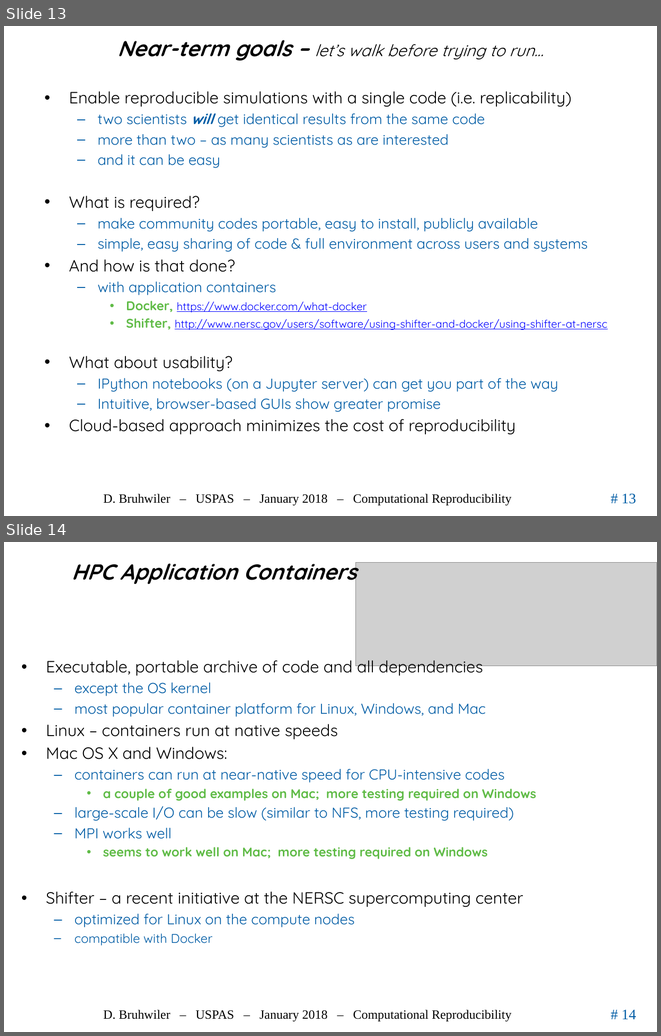
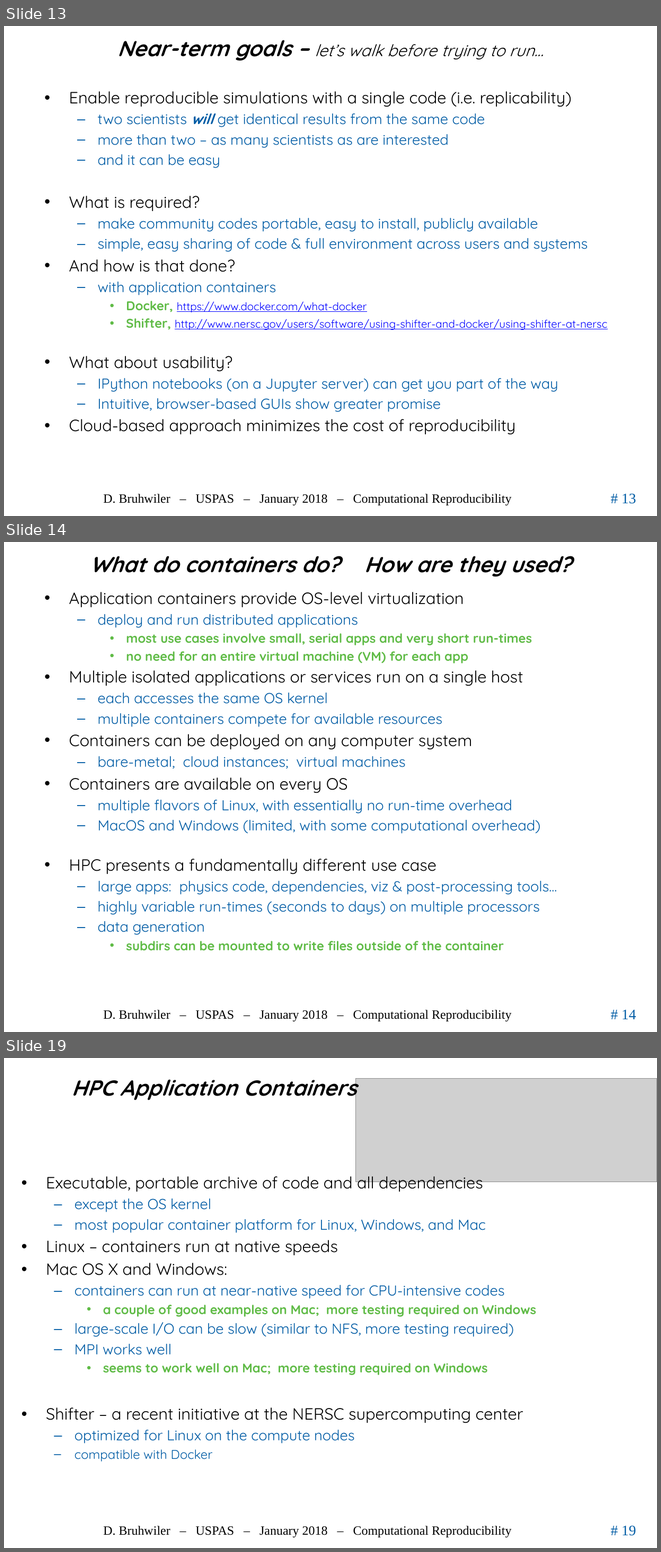
Before and after one commit to uspas/simbeamplasma18, a slide deck: computational_reproducibility/lecture/2018_ComputationalReproducibility_Bruhwiler_USPAS.pptx. Shown one above the other, each under a label of ours: slides 13 and 14 before the commit, slides 13, 14 and 19 after it; the slides between them are not shown. The pictures are 661x1036 and 661x1552 pixels, drawn with LibreOffice and Linux fonts; fonts in the diff are those of the drawing; grey boxes stand for pictures; background and template pictures are left out. Boxes give left, top, right and bottom in pixels: in the first picture for what was removed or moved away, otherwise in the second. Text is boxed around its words. In the diff, an @@ line names an element or a change of style, - is before the commit and + after.

Commit message:
added discussion of containers

```diff
--- a/computational_reproducibility/lecture/2018_ComputationalReproducibility_Bruhwiler_USPAS.pptx
+++ b/computational_reproducibility/lecture/2018_ComputationalReproducibility_Bruhwiler_USPAS.pptx
@@ slide 14 added at bbox=[4, 542, 657, 1032], background #FFFFFF; not listed: 3 template elements that a slide beside it also shows @@
@@ title added at bbox=[90, 556, 571, 577], 24 pt, text #000000, bold, italic @@
+What do containers do? How are they used?
@@ text added at bbox=[69, 592, 557, 950], 16 pt, text #005CA5 @@
+• Application containers provide OS-level virtualization
+  – deploy and run distributed applications
+    • most use cases involve small, serial apps and very short run-times
+    • no need for an entire virtual machine (VM) for each app
+• Multiple isolated applications or services run on a single host
+  – each accesses the same OS kernel
+  – multiple containers compete for available resources
+• Containers can be deployed on any computer system
+  – bare-metal; cloud instances; virtual machines
+• Containers are available on every OS
+  – multiple flavors of Linux, with essentially no run-time overhead
+  – MacOS and Windows (limited, with some computational overhead)
+• HPC presents a fundamentally different use case
+  – large apps: physics code, dependencies, viz & post-processing tools...
+  – highly variable run-times (seconds to days) on multiple processors
+  – data generation
+    • subdirs can be mounted to write files outside of the container
@@ what was slide 14 is now slide 19 @@
@@ page number at bbox=[621, 1525, 636, 1536]: text changed @@
-# 14
+# 19
```
Also in this commit, not shown: 6 other slides added, 2 slides removed.
